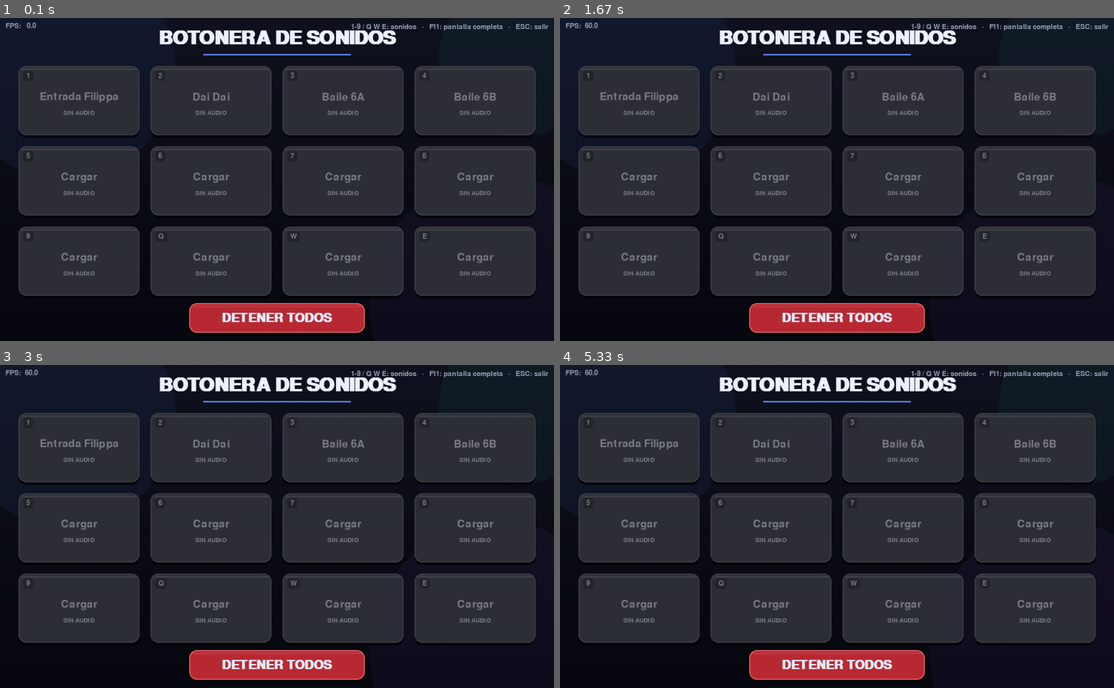
Above: before the commit, frames 1-4 (two rows, left to right).
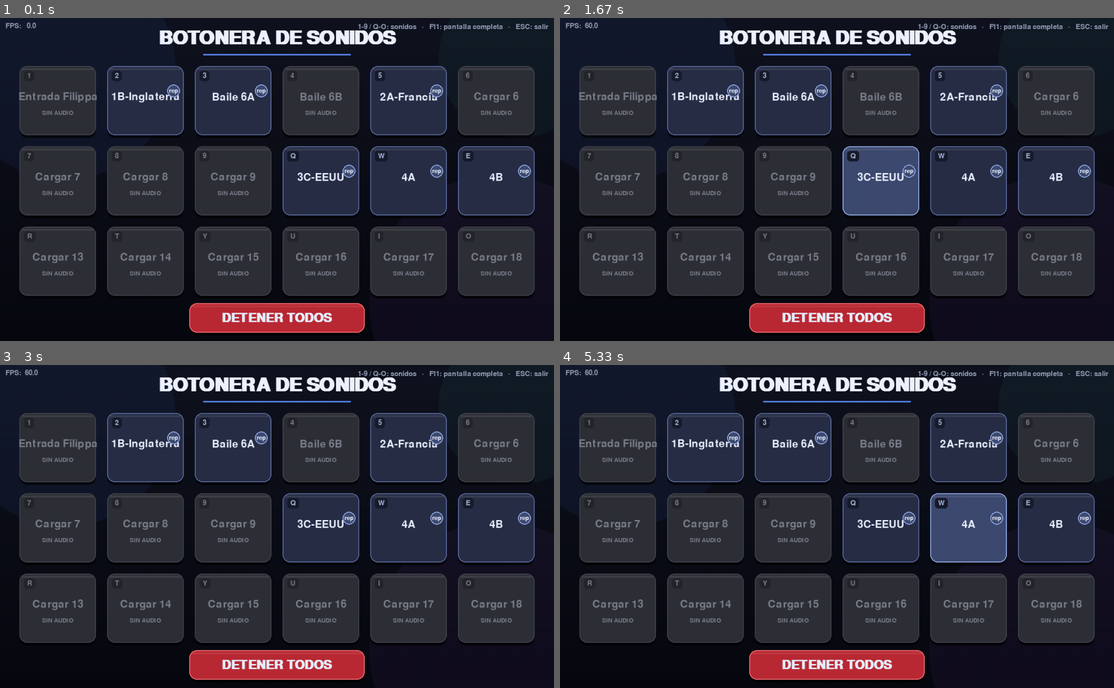
Above: after the commit, the same moments.

Repository: Seba-Filippa-934/Botonera-con-pygame
Game: pygame game, started from reproductor de sonidos.py
Two runs of this game, one before a commit and one after it. Both use one fixed random seed, a clock stepped at 60 frames per second and the inputs below.
Inputs (mouse positions are in pixels of both pictures, inside the frame that each line leads up to):
- Up to frame 1 (0.1 s): no input
- Up to frame 2 (1.67 s): click "Entrada Filippa" at 0.38 s; click (704, 101) at 0.72 s, where only the run after the commit has a clickable "1B-Inglaterra"; click (665, 131) at 1.05 s; click (903, 208) at 1.38 s
- Up to frame 3 (3 s): click (288, 416) at 1.72 s; click (282, 562) at 2.05 s; click (260, 471) at 2.38 s; click (188, 419) at 2.72 s
- Up to frame 4 (5.33 s): click (981, 497) at 3.05 s; click (1008, 520) at 3.38 s; click (953, 468) at 3.72 s; click (676, 465) at 4.05 s; click (859, 513) at 4.38 s; click (676, 507) at 4.72 s; click (986, 562) at 5.05 s

The runs differ from the first frame. In frame 1, 13% of the frame differs, in the area x 3-97%, y 1-87%; in frame 2, 16%; in frame 3, 13%; in frame 4, 15%.

Commit message:
primera-parte

Diff:
--- a/reproductor de sonidos.py
+++ b/reproductor de sonidos.py
@@ -12,7 +12,7 @@
     * Clic en un botón   -> reproduce su sonido.
     * Clic en 🔁         -> activa/desactiva el loop del sonido.
     * Teclas 1 a 9       -> primeros nueve sonidos.
-    * Teclas Q, W, E     -> últimos tres sonidos.
+    * Teclas Q a O       -> siguientes nueve sonidos.
     * Botón DETENER TODOS-> detiene inmediatamente todos los sonidos.
     * F11                -> alterna pantalla completa / ventana.
     * ESC                -> salir.
@@ -39,11 +39,11 @@
 ALTO_VENTANA = 700
 FPS_OBJETIVO = 60
 
-# --- Grilla de botones (4 columnas x 3 filas) ------------------------------
-COLUMNAS = 4
+# --- Grilla de botones (6 columnas x 3 filas = 18 botones) -----------------
+COLUMNAS = 6
 FILAS = 3
 NUM_BOTONES = COLUMNAS * FILAS
-MARGEN_LATERAL = 40
+MARGEN_LATERAL = 42  # Ajustado para centrar perfectamente 6 columnas
 SEPARACION_BOTONES = 24
 Y_GRILLA = 104
 ANCHO_BOTON = (ANCHO_VENTANA - 2 * MARGEN_LATERAL
@@ -81,12 +81,18 @@
 
 # --- Lista de archivos de sonido (EDITAR AQUÍ) ---------------------------------
 ARCHIVOS_SONIDOS = [
-    "entrada_filippa.mp3",
-    "dai_dai.mp3",
-    "baile_6a.mp3",
-    "baile_6b.mp3",
-    "cargar.mp3",
-    "cargar.mp3",
+    "",
+    "1B-Inglaterra.mp3",
+    "1c.mp3",
+    "1d_6b.mp3",
+    "2A-Francia.mp3",
+    "2b.mp3",
+    "2c.mp3",
+    "3a.mp3",
+    "3b.mp3",
+    "3C-EEUU.mp3",
+    "4A.mp3",
+    "4B.mp3",
     "cargar.mp3",
     "cargar.mp3",
     "cargar.mp3",
@@ -98,17 +104,23 @@
 # --- Nombres mostrados en los botones (EDITAR AQUÍ) -----------------------------
 NOMBRES_BOTONES = [
     "Entrada Filippa",
-    "Dai Dai",
+    "1B-Inglaterra",
     "Baile 6A",
     "Baile 6B",
-    "Cargar",
-    "Cargar",
-    "Cargar",
-    "Cargar",
-    "Cargar",
-    "Cargar",
-    "Cargar",
-    "Cargar"
+    "2A-Francia",
+    "Cargar 6",
+    "Cargar 7",
+    "Cargar 8",
+    "Cargar 9",
+    "3C-EEUU",
+    "4A",
+    "4B",
+    "Cargar 13",
+    "Cargar 14",
+    "Cargar 15",
+    "Cargar 16",
+    "Cargar 17",
+    "Cargar 18"
 ]
 
 # ===========================================================================
@@ -137,7 +149,7 @@
 COLOR_BOTON_DESHABILITADO_BORDE = (66, 68, 76)
 COLOR_TEXTO_DESHABILITADO = (122, 126, 138)
 
-# --- Colores para el botón de loop (NUEVO) ----------------------------------
+# --- Colores para el botón de loop ------------------------------------------
 COLOR_LOOP_ACTIVO = (96, 245, 155)      # Verde brillante cuando está activo
 COLOR_LOOP_INACTIVO = (62, 74, 112)     # Gris azulado cuando está inactivo
 COLOR_LOOP_BORDE = (150, 175, 235)      # Borde del botón de loop
@@ -243,7 +255,7 @@
         self.inicio_reproduccion = -1
         self.duracion_ms = 0.0
 
-        # Estado de loop (NUEVO)
+        # Estado de loop
         self.en_loop = False
         self.fuente_loop = fuente_mini
 
@@ -285,9 +297,9 @@
         self.presionado_hasta = ahora + DURACION_PULSACION_MS
         try:
             if self.en_loop:
-                self.sonido.play(loops=-1)  # Reproducir en loop (NUEVO)
+                self.sonido.play(loops=-1)
             else:
-                self.sonido.play()  # Reproducir normalmente
+                self.sonido.play()
         except pygame.error as exc:
             print(f"[ERROR] No se pudo reproducir '{self.texto}': {exc}")
             return False
@@ -303,17 +315,12 @@
         self.en_loop = not self.en_loop
 
         if self.en_loop:
-            # Activar loop
             if self.esta_sonando():
-                # Si ya está sonando, reiniciar con loop
                 self.sonido.stop()
                 self.sonido.play(loops=-1)
-                # Actualizar tiempo de inicio para la barra de progreso
                 self.inicio_reproduccion = pygame.time.get_ticks()
         else:
-            # Desactivar loop
             if self.esta_sonando():
-                # Detener el sonido
                 self.sonido.stop()
 
     def clic_en_loop(self, posicion):
@@ -335,7 +342,6 @@
         presionado = ahora < self.presionado_hasta
         hover = self.activo and self.rect.collidepoint(posicion_mouse)
 
-        # Al presionar, el botón "baja" hacia su sombra (efecto táctil)
         desplazamiento = 3 if presionado else 0
         rect = self.rect.move(0, desplazamiento)
 
@@ -403,18 +409,16 @@
                         pygame.draw.rect(superficie, COLOR_BARRA, relleno,
                                          border_radius=3)
 
-        # Botón de loop circular (esquina superior derecha) (NUEVO)
+        # Botón de loop circular (esquina superior derecha)
         if self.activo and self.sonido is not None:
             radio_loop = 14
             x_loop = rect.right - radio_loop - 8
             y_loop = rect.top + radio_loop + 40
 
-            # Verificar hover en el botón de loop
             distancia_mouse = math.sqrt((posicion_mouse[0] - x_loop)**2 +
                                        (posicion_mouse[1] - y_loop)**2)
             hover_loop = distancia_mouse <= radio_loop
 
-            # Color según estado
             if self.en_loop:
                 color_fondo_loop = COLOR_LOOP_ACTIVO
                 color_borde_loop = (120, 255, 180)
@@ -422,13 +426,11 @@
                 color_fondo_loop = COLOR_LOOP_INACTIVO if not hover_loop else COLOR_BOTON_HOVER
                 color_borde_loop = COLOR_LOOP_BORDE
 
-            # Dibujar círculo
             pygame.draw.circle(superficie, color_fondo_loop,
                              (x_loop, y_loop), radio_loop)
             pygame.draw.circle(superficie, color_borde_loop,
                              (x_loop, y_loop), radio_loop, width=2)
 
-            # Dibujar símbolo (usando emoji o carácter)
             try:
                 simbolo = "rep"
                 superficie_simbolo = self.fuente_loop.render(
@@ -436,22 +438,14 @@
                 superficie.blit(superficie_simbolo,
                               superficie_simbolo.get_rect(center=(x_loop, y_loop)))
             except:
-                # Si el emoji no se renderiza, dibujar flechas manualmente
-                self._dibujar_simbolo_loop(superficie, x_loop, y_loop,
-                                         COLOR_TEXTO_LOOP)
+                self._dibujar_simbolo_loop(superficie, x_loop, y_loop, COLOR_TEXTO_LOOP)
 
     def _dibujar_simbolo_loop(self, superficie, x, y, color):
         """Dibuja un símbolo de loop manual si el emoji no funciona."""
-        # Flecha superior (curva hacia la derecha)
-        pygame.draw.arc(superficie, color,
-                       (x-8, y-8, 16, 16), 0.5, 2.5, 2)
-        pygame.draw.polygon(superficie, color,
-                          [(x+6, y-4), (x+10, y), (x+6, y+4)])
-        # Flecha inferior (curva hacia la izquierda)
-        pygame.draw.arc(superficie, color,
-                       (x-8, y-8, 16, 16), 3.6, 5.6, 2)
-        pygame.draw.polygon(superficie, color,
-                          [(x-6, y+4), (x-10, y), (x-6, y-4)])
+        pygame.draw.arc(superficie, color, (x-8, y-8, 16, 16), 0.5, 2.5, 2)
+        pygame.draw.polygon(superficie, color, [(x+6, y-4), (x+10, y), (x+6, y+4)])
+        pygame.draw.arc(superficie, color, (x-8, y-8, 16, 16), 3.6, 5.6, 2)
+        pygame.draw.polygon(superficie, color, [(x-6, y+4), (x-10, y), (x-6, y-4)])
 
 
 # ===========================================================================
@@ -489,7 +483,7 @@
         self.superficie_titulo = self.fuente_titulo.render(
             "BOTONERA DE SONIDOS", True, COLOR_TITULO)
         self.superficie_ayuda = self.fuente_info.render(
-            "1-9 / Q W E: sonidos   ·   F11: pantalla completa   ·   ESC: salir",
+            "1-9 / Q-O: sonidos   ·   F11: pantalla completa   ·   ESC: salir",
             True, COLOR_TEXTO_INFO)
 
         # ------------------------------- Botones ------------------------------
@@ -519,8 +513,6 @@
         print(f"[INFO] Sonidos cargados: {cargados}/{NUM_BOTONES}")
 
     # ------------------------------------------------------------------
-    # Creación y carga
-    # ------------------------------------------------------------------
     def _crear_ventana(self):
         """Crea la ventana aplicando el modo pantalla completa actual."""
         banderas = getattr(pygame, "SCALED", 0)
@@ -534,11 +526,13 @@
 
     @staticmethod
     def _teclas_y_etiquetas():
-        """Devuelve pares (etiqueta visible, tecla pygame) para los 12 botones."""
+        """Devuelve pares (etiqueta visible, tecla pygame) para los 18 botones."""
         pares = []
+        # Primera fila: 1 a 9
         for numero in range(1, 10):
             pares.append((str(numero), getattr(pygame, f"K_{numero}")))
-        for letra in ("q", "w", "e"):
+        # Segunda fila: Q a O (9 teclas: Q, W, E, R, T, Y, U, I, O)
+        for letra in ("q", "w", "e", "r", "t", "y", "u", "i", "o"):
             pares.append((letra.upper(), getattr(pygame, f"K_{letra}")))
         return pares
 
@@ -608,8 +602,6 @@
         return botones
 
     # ------------------------------------------------------------------
-    # Acciones
-    # ------------------------------------------------------------------
     def reproducir_indice(self, indice):
         """Reproduce el sonido del botón indicado (usado por los atajos)."""
         if 0 <= indice < len(self.botones):
@@ -635,17 +627,13 @@
             return
 
         for boton in self.botones:
-            # Primero verificar si el clic fue en el botón de loop (NUEVO)
             if boton.clic_en_loop(posicion):
                 boton.toggle_loop()
                 return
-            # Luego verificar si fue en el botón principal
             if boton.rect.collidepoint(posicion):
                 boton.reproducir()
                 return
 
-    # ------------------------------------------------------------------
-    # Eventos
     # ------------------------------------------------------------------
     def manejar_eventos(self):
         """Procesa todos los eventos de la cola de Pygame."""
@@ -655,7 +643,7 @@
 
             elif evento.type == pygame.KEYDOWN:
                 if evento.key in self.teclas_presionadas:
-                    continue  # ignora la repetición automática de teclas
+                    continue
                 self.teclas_presionadas.add(evento.key)
 
                 if evento.key == pygame.K_F11:
@@ -671,8 +659,6 @@
             elif evento.type == pygame.MOUSEBUTTONDOWN and evento.button == 1:
                 self._manejar_clic(evento.pos)
 
-    # ------------------------------------------------------------------
-    # Dibujado
     # ------------------------------------------------------------------
     def dibujar(self):
         """Dibuja un fotograma completo de la aplicación."""
@@ -707,8 +693,6 @@
         pygame.display.flip()
 
     # ------------------------------------------------------------------
-    # Bucle principal
-    # ------------------------------------------------------------------
     def ejecutar(self):
         """Bucle principal de la aplicación."""
         while self.corriendo:
Not shown, added: 1B-Inglaterra.mp3
Not shown, added: 1C.mp3
Not shown, added: 2A-Francia.mp3
Not shown, added: 3C-EEUU.mp3
Not shown, added: 4A.mp3
Not shown, added: 4B.mp3
